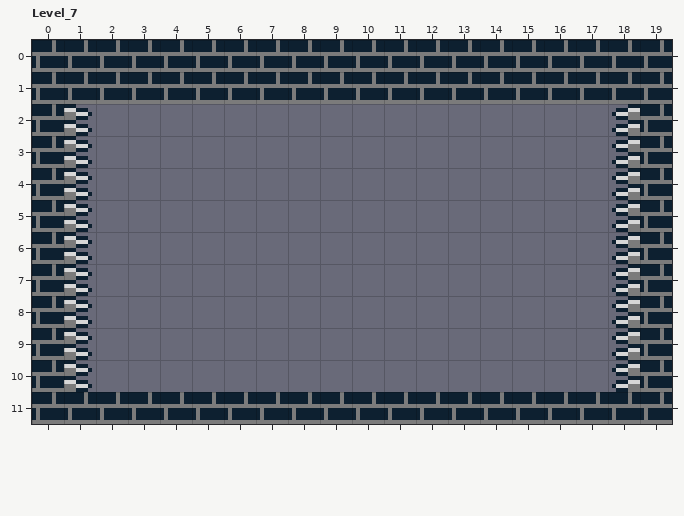
An edit to a level. LDtk project, assets/data/tilemaps/down.ldtk. Above, as it was before the edit.
Cells are 8x8 px. Shown: Level_7 x 0..19, y 0..11.
New version:
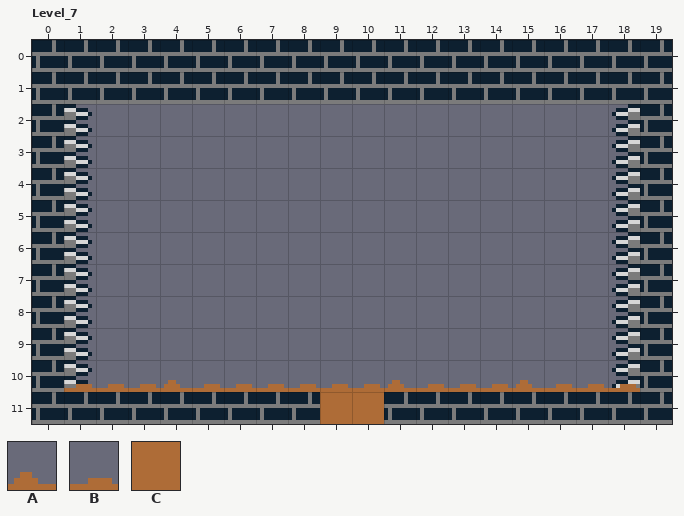
Key: from "Tiles": A 36, B 37, C 44.
_ is an empty cell.
Tiles of an added or newly shown layer are drawn over the layers below it.
Changes in this commit:
Layer "Background" (added):
y 10: x 1..18 __________________ -> BBBABBBBBBABBBABBB
y 11: x 9..10 __ -> CC
